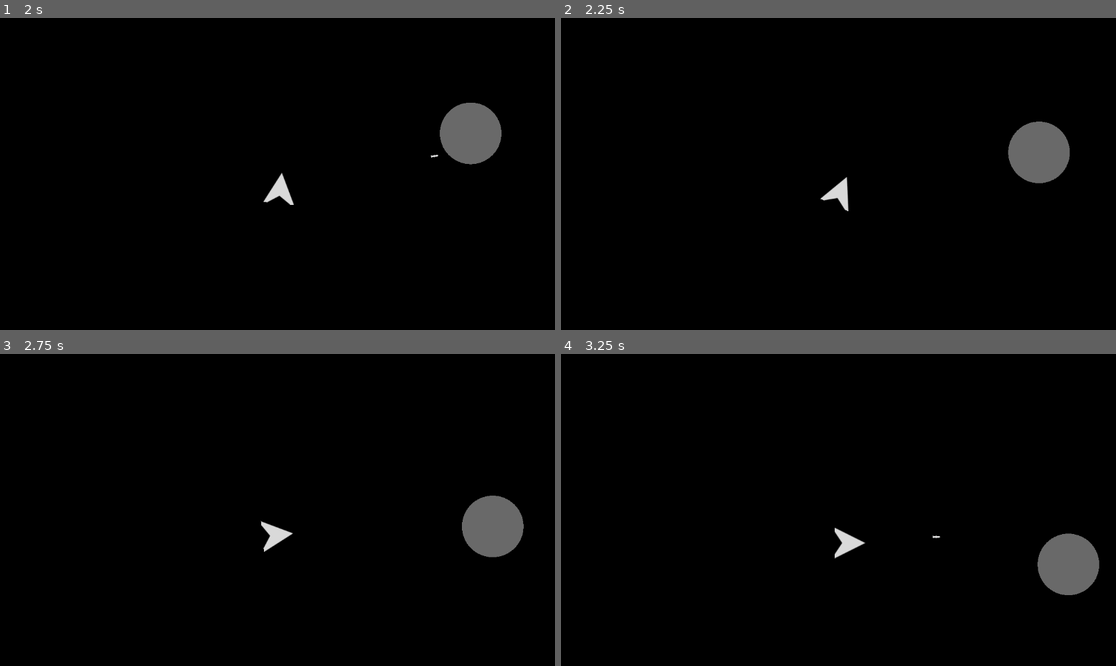
Above: before the commit, frames 1-4 (two rows, left to right).
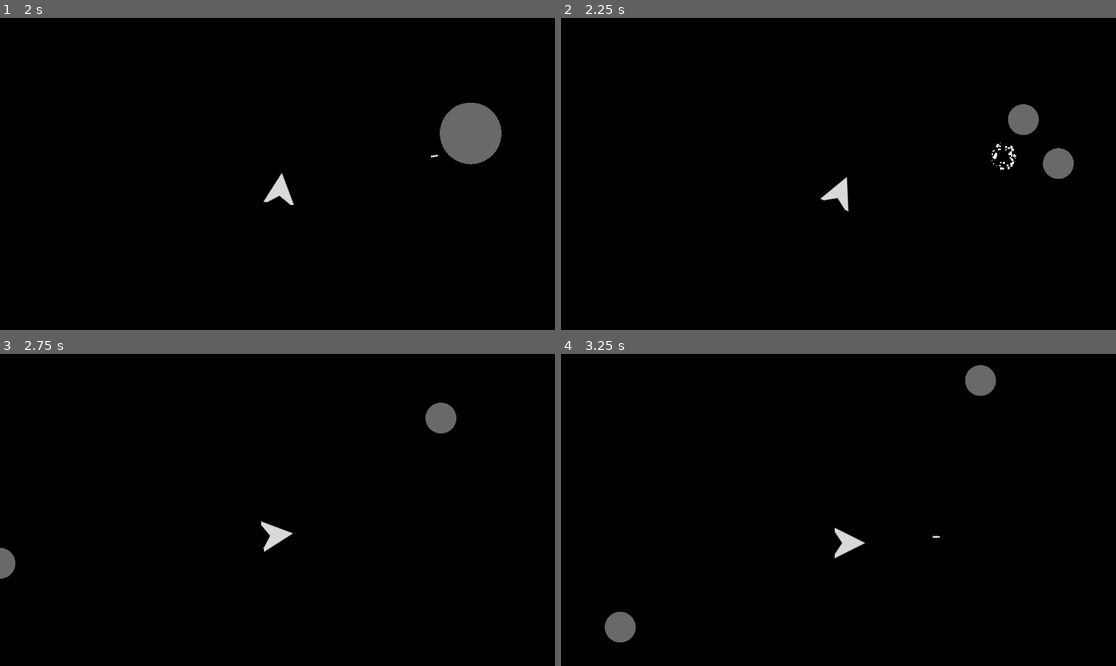
Above: after the commit, the same moments.

Repository: DevlinRocha/asteroids
Game: Godot game, scene res://scenes/main.tscn
Same seed, same stepped clock (60 frames per second), same inputs: the game is played once before the commit and once after it.
Inputs:
- Up to frame 1 (2 s): hold D (right) 0.53-1.28 s; tap S (decelerate) at 0.6 s; hold A (left) from 1.28 s (still down); tap Space (shoot) at 1.35 s
- Up to frame 2 (2.25 s): release A (left) at 2.03 s; hold D (right) from 2.03 s (still down); tap S (decelerate) at 2.1 s
- Up to frame 3 (2.75 s): keep holding D (right)
- Up to frame 4 (3.25 s): release D (right) at 2.78 s; hold W (accelerate) from 2.78 s (still down); tap Space (shoot) at 2.85 s

Frame 1 is identical in both runs. In frame 2, 1.8% of the frame differs, in the area x 77-93%, y 27-54%; in frame 3, 2.4%; in frame 4, 2.6%, in the area x 7-97%, y 3-93%.
Error before the commit: Invalid access to property or key 'shape' on a base object of type 'null instance'. (res://scripts/asteroid.gd:30)

Commit message:
delete and create new collision shape when drawing asteroid

Diff:
--- a/scripts/asteroid.gd
+++ b/scripts/asteroid.gd
@@ -11,8 +11,7 @@
 @export var size := Size.LARGE : set = set_size
 
 var direction: Vector2
-
-@onready var collision_shape_2d: CollisionShape2D = $CollisionShape2D
+var hitbox: CollisionShape2D
 
 
 func _ready() -> void:
@@ -26,8 +25,15 @@
 
 
 func _draw() -> void:
+	if hitbox:
+		hitbox.queue_free()
+
+	hitbox = CollisionShape2D.new()
+	var new_circle_shape := CircleShape2D.new()
+	new_circle_shape.radius = size
+	hitbox.shape = new_circle_shape
+	add_child(hitbox)
 	draw_circle(Vector2(0, 0), size, Color.DIM_GRAY, 1)
-	collision_shape_2d.shape.radius = size
 
 
 func _physics_process(delta: float) -> void:
@@ -52,12 +58,12 @@
 
 func resize() -> void:
 	match size:
-		64:
+		Size.LARGE:
 			hit.emit(20, self)
 			set_size(32)
-		32:
+		Size.MEDIUM:
 			hit.emit(50, self)
 			set_size(16)
-		16:
+		Size.SMALL:
 			hit.emit(100, self)
 			queue_free()
